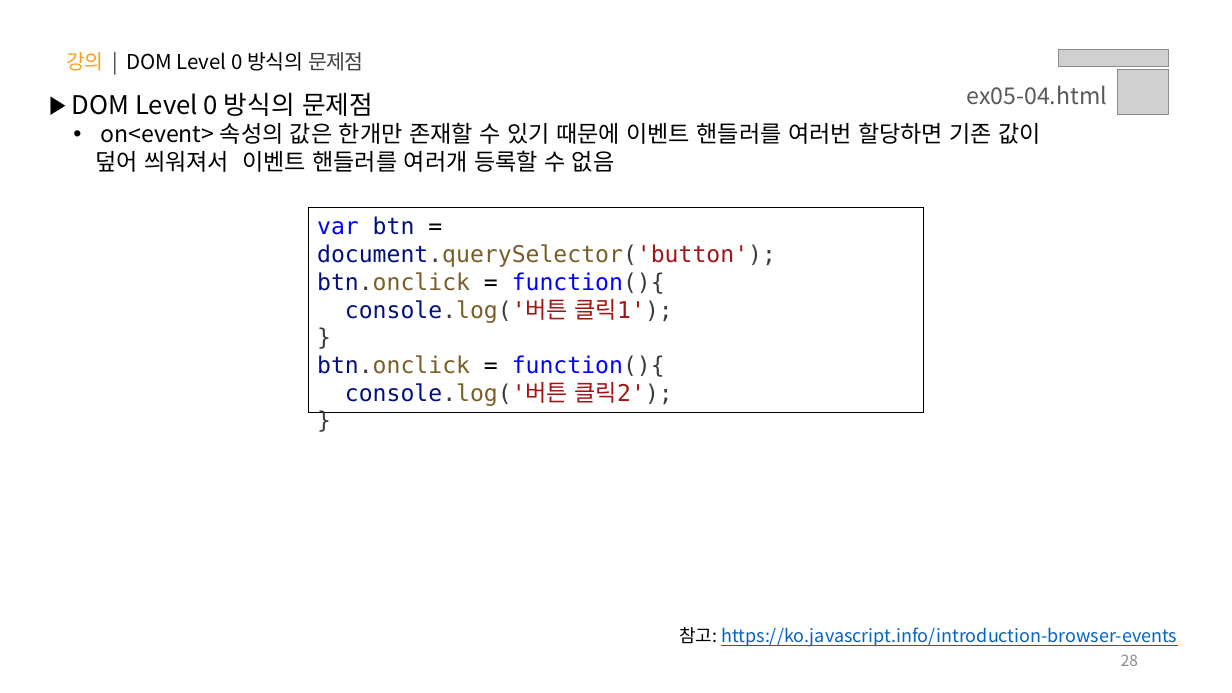
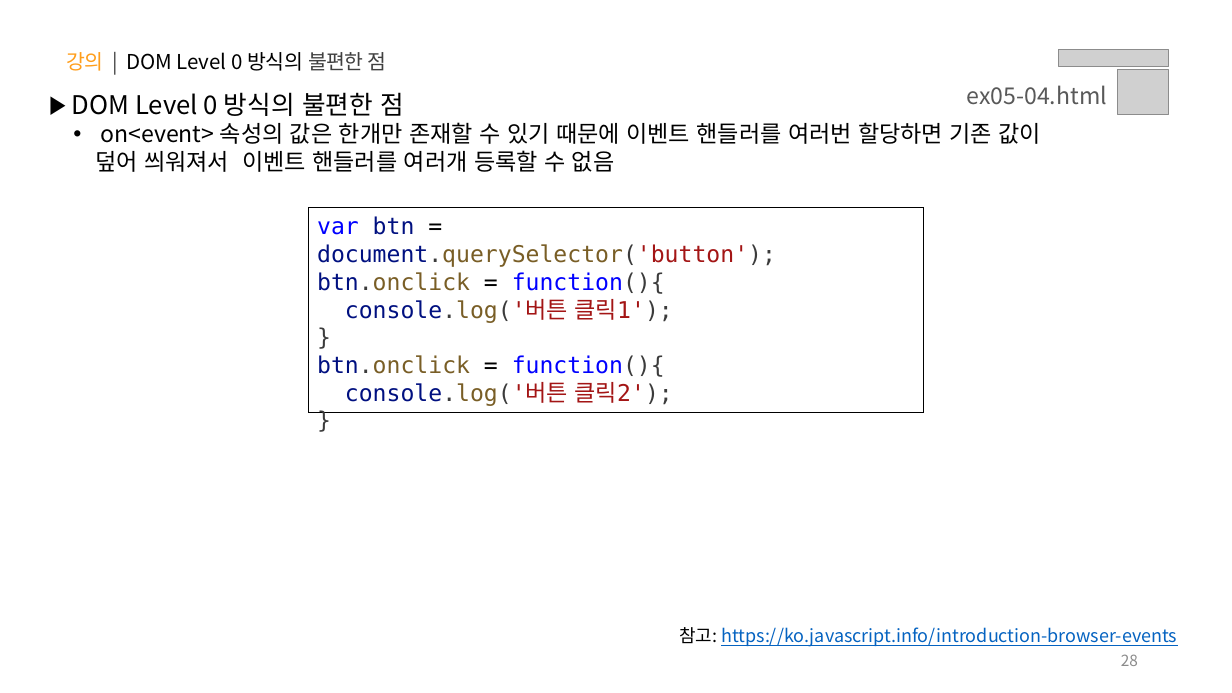
Before and after one commit to YouVin/JS, a slide deck: slide 28 of PPT/05.자바스크립트 - 클라이언트 사이드(Event, DOM, Ajax, Web APIs).pptx. Drawn at 1232x693 pixels with LibreOffice and Linux fonts; fonts in the diff are those of the drawing; grey boxes stand for pictures. Boxes give left, top, right and bottom in pixels: in the first picture for what was removed or moved away, otherwise in the second. Text is boxed around its words. In the diff, an @@ line names an element or a change of style, - is before the commit and + after.

```diff
--- a/PPT/05.자바스크립트 - 클라이언트 사이드(Event, DOM, Ajax, Web APIs).pptx
+++ b/PPT/05.자바스크립트 - 클라이언트 사이드(Event, DOM, Ajax, Web APIs).pptx
@@ text at bbox=[66, 52, 387, 71]: text changed @@
-강의 | DOM Level 0 방식의 문제점
+강의 | DOM Level 0 방식의 불편한 점
@@ text at bbox=[72, 92, 404, 116]: text changed @@
-▶ DOM Level 0 방식의 문제점
+▶ DOM Level 0 방식의 불편한 점
```
Also in this commit, not shown: 6 other slides changed, 23 slides added.
